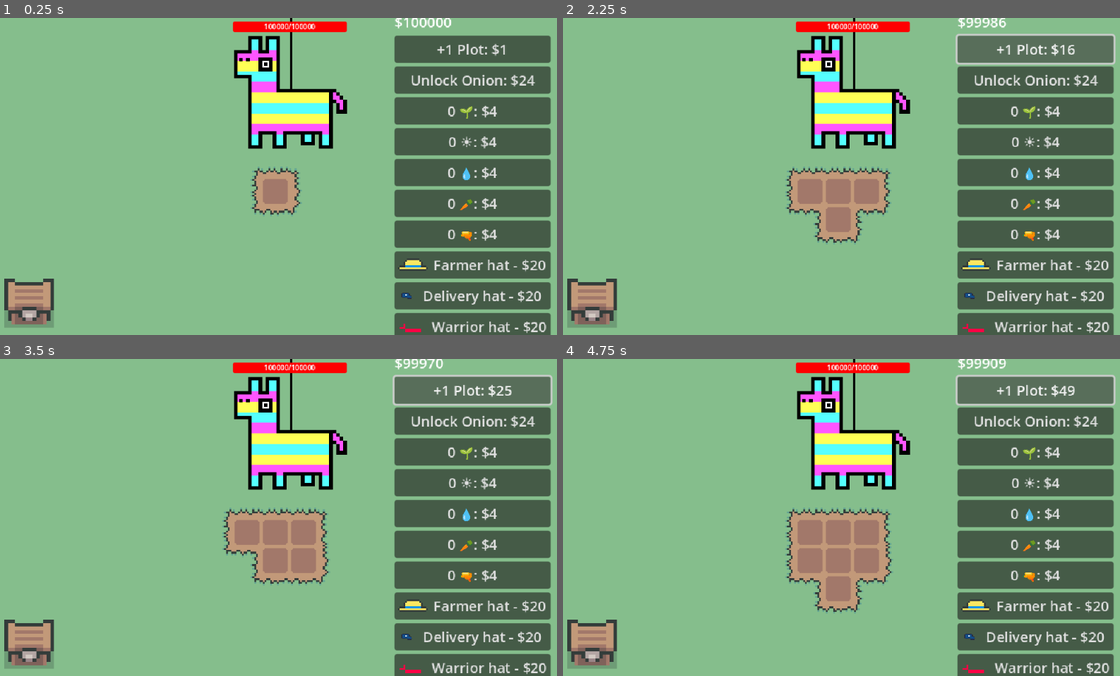
Above: before the commit, frames 1-4 (two rows, left to right).
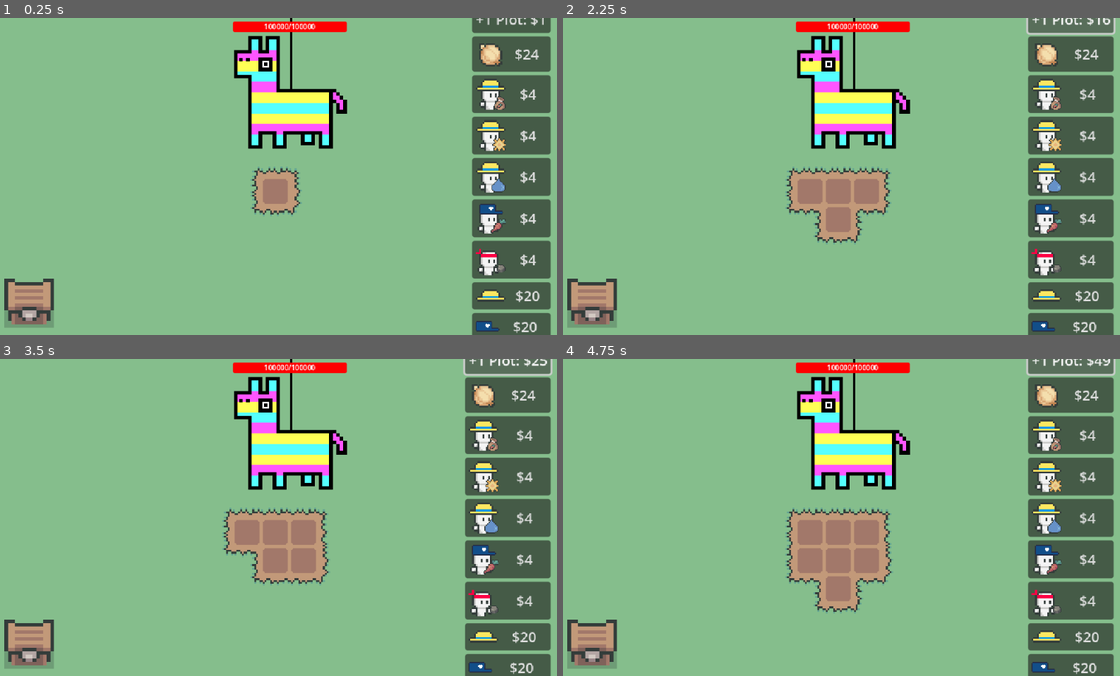
Above: after the commit, the same moments.

Repository: eric-marsh/farminata
Game: Godot game, scene res://scene/scene_switcher.tscn
Two runs of this game, one before a commit and one after it. Both use one fixed random seed, a clock stepped at 60 frames per second and the inputs below. Sound files missing from this copy of the repository are replaced by a short silence.
Inputs:
- Up to frame 1 (0.25 s): no input
- Up to frame 2 (2.25 s): click "+1 Plot: $1" at 0.5 s; click "+1 Plot: $4" at 1.25 s; click "+1 Plot: $9" at 2 s
- Up to frame 3 (3.5 s): click "+1 Plot: $16" at 2.75 s
- Up to frame 4 (4.75 s): click "+1 Plot: $25" at 3.5 s; click "+1 Plot: $36" at 4.25 s

The runs differ from the first frame. In frame 1, 18% of the frame differs, in the area x 70-99%, y 0-100%; in frame 2, 18%; in frame 3, 18%; in frame 4, 18%.

Commit message:
add icons (might change later)

Diff:
--- a/scene/canvas_layer.tscn
+++ b/scene/canvas_layer.tscn
@@ -1,9 +1,15 @@
-[gd_scene load_steps=6 format=3 uid="uid://jida1cnc03um"]
+[gd_scene load_steps=12 format=3 uid="uid://jida1cnc03um"]
 
 [ext_resource type="Script" uid="uid://dsnsjjq5kuc1g" path="res://script/canvas_layer.gd" id="1_xp8f4"]
 [ext_resource type="Texture2D" uid="uid://c2bsooqksa4j0" path="res://img/helper/farmer_hat.png" id="2_oc3i3"]
+[ext_resource type="Texture2D" uid="uid://d0e58q85wrtx4" path="res://img/plants/onion/onion.png" id="2_r6mtg"]
 [ext_resource type="Texture2D" uid="uid://mf5rpqaai70l" path="res://img/helper/delivery_hat.png" id="3_f60wf"]
+[ext_resource type="Texture2D" uid="uid://bjcruqivyg4ue" path="res://img/ui/buy_seed_icon.png" id="3_hpb7r"]
+[ext_resource type="Texture2D" uid="uid://x3cff68yuikn" path="res://img/ui/buy_sun_icon.png" id="4_i30vn"]
 [ext_resource type="Texture2D" uid="uid://b3av6rfxcn5ss" path="res://img/helper/attack_hat.png" id="4_vqic1"]
+[ext_resource type="Texture2D" uid="uid://bpnpoj5ugauew" path="res://img/ui/buy_water_icon.png" id="5_ngnek"]
+[ext_resource type="Texture2D" uid="uid://bja3s1pdx3jmv" path="res://img/ui/buy_delivery_icon.png" id="6_c7vqt"]
+[ext_resource type="Texture2D" uid="uid://but6iese2yrbb" path="res://img/ui/buy_attack_icon.png" id="7_5gad3"]
 
 [sub_resource type="Theme" id="Theme_xp8f4"]
 
@@ -35,46 +41,52 @@
 
 [node name="OnionButton" type="Button" parent="MarginContainer/VBoxContainer"]
 layout_mode = 2
-text = "Unlock Onion"
+text = "$24"
+icon = ExtResource("2_r6mtg")
 
 [node name="AddSeedHelperButton" type="Button" parent="MarginContainer/VBoxContainer"]
 layout_mode = 2
 theme = SubResource("Theme_xp8f4")
-text = "0 🌱 - 10"
+text = "$10"
+icon = ExtResource("3_hpb7r")
 
 [node name="AddSunHelperButton" type="Button" parent="MarginContainer/VBoxContainer"]
 layout_mode = 2
 theme = SubResource("Theme_xp8f4")
-text = "0 🌱 - 10"
+text = "$10"
+icon = ExtResource("4_i30vn")
 
 [node name="AddWaterHelperButton" type="Button" parent="MarginContainer/VBoxContainer"]
 layout_mode = 2
 theme = SubResource("Theme_xp8f4")
-text = "0 🌱 - 10"
+text = "$10"
+icon = ExtResource("5_ngnek")
 
 [node name="AddPluckHelperButton" type="Button" parent="MarginContainer/VBoxContainer"]
 layout_mode = 2
 theme = SubResource("Theme_xp8f4")
-text = "0 🌱 - 10"
+text = "$10"
+icon = ExtResource("6_c7vqt")
 
 [node name="AddAttackHelperButton" type="Button" parent="MarginContainer/VBoxContainer"]
 layout_mode = 2
 theme = SubResource("Theme_xp8f4")
-text = "0 🌱 - 10"
+text = "$10"
+icon = ExtResource("7_5gad3")
 
 [node name="AddFarmerHatButton" type="Button" parent="MarginContainer/VBoxContainer"]
 layout_mode = 2
-text = "Farmer hat - $20"
+text = "$20"
 icon = ExtResource("2_oc3i3")
 
 [node name="AddDeliveryHatButton" type="Button" parent="MarginContainer/VBoxContainer"]
 layout_mode = 2
-text = "Delivery hat - $20"
+text = "$20"
 icon = ExtResource("3_f60wf")
 
 [node name="AddAttackHatButton" type="Button" parent="MarginContainer/VBoxContainer"]
 layout_mode = 2
-text = "Warrior hat - $20"
+text = "$20"
 icon = ExtResource("4_vqic1")
 
 [connection signal="pressed" from="MarginContainer/VBoxContainer/PlotButton" to="." method="_on_plot_button_pressed"]
--- a/script/apply_droppable_animation.gd
+++ b/script/apply_droppable_animation.gd
@@ -6,6 +6,7 @@
 @onready var sprite: Sprite2D = $Sprite2D
 
 func _ready():
+	sprite.modulate.a = 0.5
 	sprite.texture = DropUtil.get_drop_type_img(drop_type)
 	var c = DropUtil.get_drop_type_color(drop_type)
 	Util.quick_timer(self, 0.4, func():
--- a/script/canvas_layer.gd
+++ b/script/canvas_layer.gd
@@ -36,7 +36,7 @@
 
 	for data in helper_data:
 		var price = Prices.get_upgrade_price(data.type)
-		data.node.text = str(data.count) + " " + data.icon + ": $" + str(price)
+		data.node.text = "$" + str(price)
 		data.node.disabled = price > money
 
 
@@ -44,18 +44,18 @@
 		onion_button.visible = false
 	else:
 		var onion_price = Prices.get_upgrade_price(Enum.Upgrade_Type.UnlockOnion)
-		onion_button.text = "Unlock Onion: $" + str(onion_price)
+		onion_button.text = "$" + str(onion_price)
 		onion_button.disabled = onion_price > money
 
 	# update hat buttons
 	var hat_price = Prices.get_upgrade_price(Enum.Upgrade_Type.AddHat)
-	add_farmer_hat_button.text = "Farmer hat - $" + str(hat_price)
+	add_farmer_hat_button.text = "$" + str(hat_price)
 	add_farmer_hat_button.disabled = hat_price > money
 
-	add_delivery_hat_button.text = "Delivery hat - $" + str(hat_price)
+	add_delivery_hat_button.text = "$" + str(hat_price)
 	add_delivery_hat_button.disabled = hat_price > money
 
-	add_attack_hat_button.text = "Warrior hat - $" + str(hat_price)
+	add_attack_hat_button.text = "W$" + str(hat_price)
 	add_attack_hat_button.disabled = hat_price > money
 
 
--- a/script/droppable.gd
+++ b/script/droppable.gd
@@ -69,7 +69,6 @@
 				h.target_droppable = self
 				h.set_state(Enum.Helper_State.Get_Item)
 
-
 	if Debug.DEBUG_DROPPABLE_MOVE_TO_TARGET and moving_to_target:
 		var dir = (target_position - global_position).normalized()
 		velocity = dir * speed
Binary file changed: img/helper/delivery_hat.png
Binary file added: img/ui/buy_attack_icon.png
Not shown, added: img/ui/buy_attack_icon.png.import
Binary file added: img/ui/buy_delivery_icon.png
Not shown, added: img/ui/buy_delivery_icon.png.import
Binary file added: img/ui/buy_seed_icon.png
Not shown, added: img/ui/buy_seed_icon.png.import
Binary file added: img/ui/buy_sun_icon.png
Not shown, added: img/ui/buy_sun_icon.png.import
Binary file added: img/ui/buy_water_icon.png
Not shown, added: img/ui/buy_water_icon.png.import
